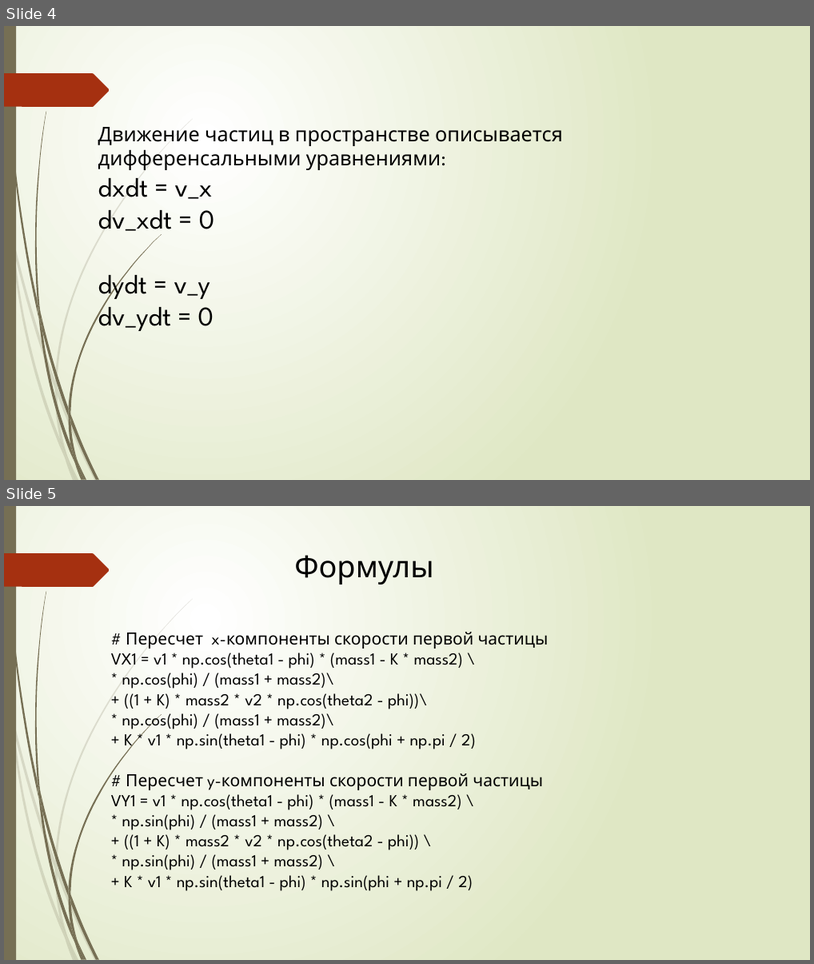
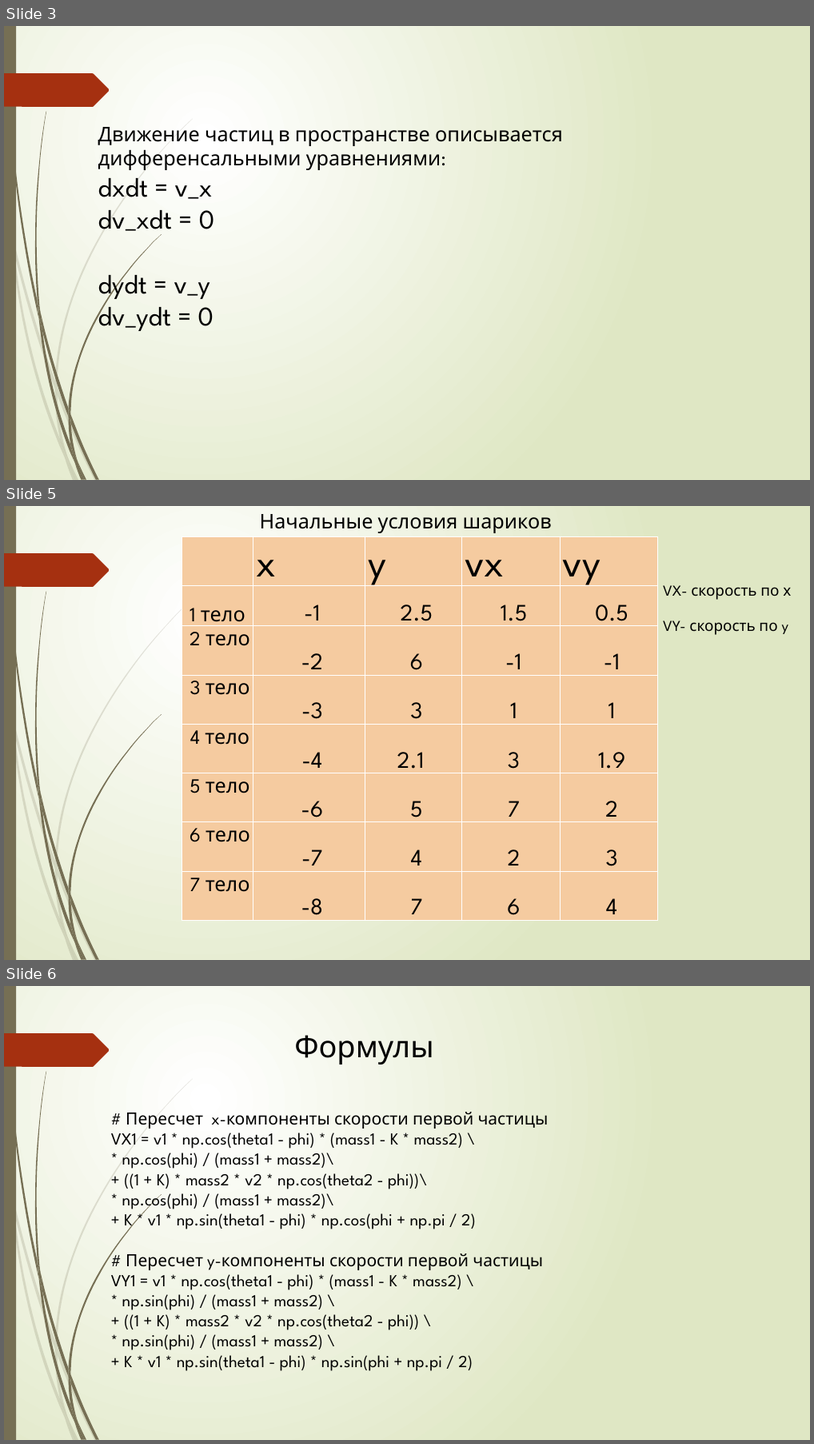
Before and after one commit to MatveiLepehov/final_project, a slide deck: презентация 2.pptx. Shown one above the other, each under a label of ours: slides 4 and 5 before the commit, slides 3, 5 and 6 after it; the slides between them are not shown. The pictures are 814x964 and 814x1444 pixels, drawn with LibreOffice and Linux fonts; fonts in the diff are those of the drawing. Boxes give left, top, right and bottom in pixels: in the first picture for what was removed or moved away, otherwise in the second. Text is boxed around its words. In the diff, an @@ line names an element or a change of style, - is before the commit and + after.

```diff
--- a/презентация 2.pptx
+++ b/презентация 2.pptx
@@ slide 5 added at <box>4,506,810,960</box>, background gradient #FFFFFF to #DFE8C4; not listed: 24 template elements that a slide beside it also shows @@
@@ text added at <box>260,514,552,533</box>, 24 pt, text #000000 @@
+Начальные условия шариков
@@ table added at <box>182,536,658,925</box>, 8 rows, 5 columns @@
+ | x | y | vx | vy
+1 тело | -1 | 2.5 | 1.5 | 0.5
+2 тело | -2 | 6 | -1 | -1
+3 тело | -3 | 3 | 1 | 1
+4 тело | -4 | 2.1 | 3 | 1.9
+5 тело | -6 | 5 | 7 | 2
+6 тело | -7 | 4 | 2 | 3
+7 тело | -8 | 7 | 6 | 4
@@ text added at <box>663,585,791,600</box>, 18 pt, text #000000 @@
+VX- скорость по х
@@ text added at <box>663,620,790,635</box>, 18 pt, text #000000 @@
+VY- скорость по y
@@ what was slide 4 is now slide 3 @@
@@ what was slide 5 is now slide 6 @@
```
Also in this commit, not shown: 1 slide changed.
